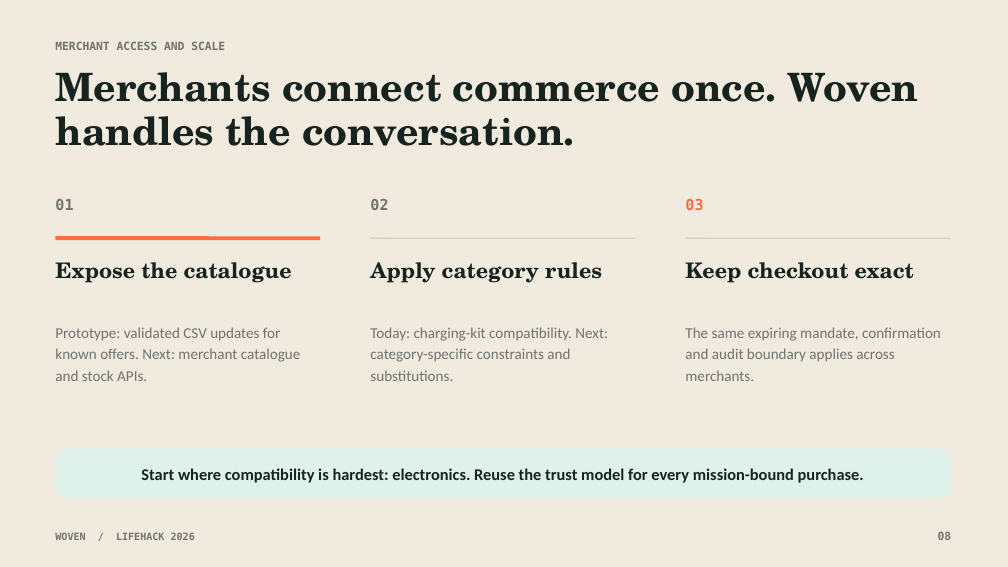
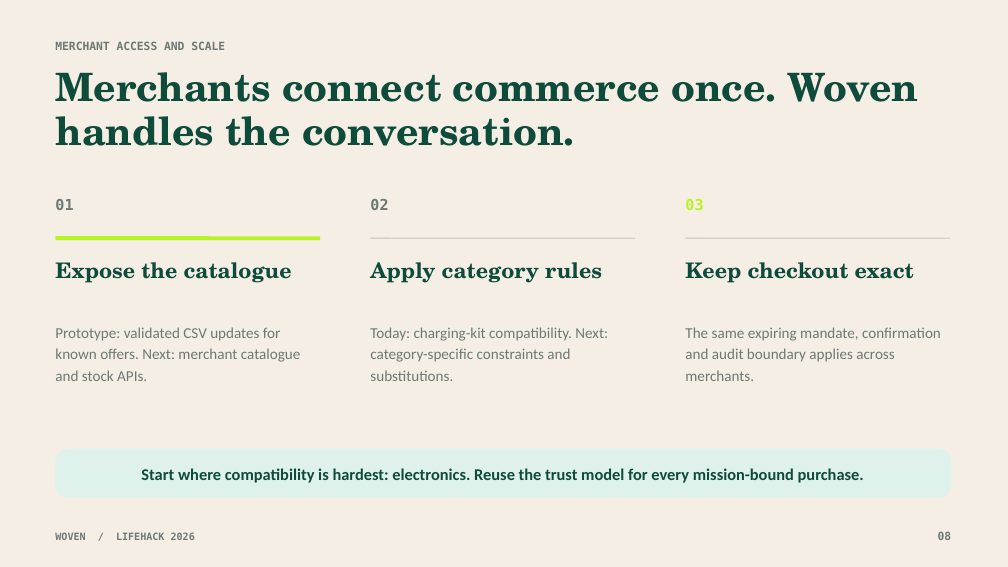
Before and after one commit to Ducksss/LifeHack-2026, a slide deck: slide 8 of docs/Woven-Hackathon-Pitch.pptx. Drawn at 1008x567 pixels with LibreOffice and Linux fonts; fonts in the diff are those of the drawing. Boxes give left, top, right and bottom in pixels: in the first picture for what was removed or moved away, otherwise in the second. Text is boxed around its words. In the diff, an @@ line names an element or a change of style, - is before the commit and + after.

Commit message:
docs(style): finalize Woven Flightpath brand assets
Summary:
- Embed the Flightpath mark in Devpost SVGs and refresh raster exports.
- Update the product gallery screenshots and hackathon pitch deck.

Rationale:
- Keep every public artifact portable and consistent with the product UI.
- Preserve readable layouts across browser, image, and slide formats.

Tests:
- npm run check
- xmllint, PPTX overflow test, and visual review of all nine slides

```diff
--- a/docs/Woven-Hackathon-Pitch.pptx
+++ b/docs/Woven-Hackathon-Pitch.pptx
@@ background #F0EADF to #F4EEE4 @@
@@ text "03" at (x1=685, y1=199, x2=703, y2=210): text colour #FF6B45 to #B7F522 @@
@@ line (56, 238) - (320, 238): stroke #FF6B45 4.5 pt to #B7F522 4.5 pt @@
@@ text colour #17231F to #0E4B3B in 5 elements at (x1=55, y1=72, x2=919, y2=146), (x1=55, y1=262, x2=292, y2=283), (x1=370, y1=262, x2=602, y2=283), (x1=685, y1=262, x2=914, y2=283), (x1=141, y1=468, x2=864, y2=483) @@
```
Also in this commit, not shown: 6 other slides changed, 13 other files.
